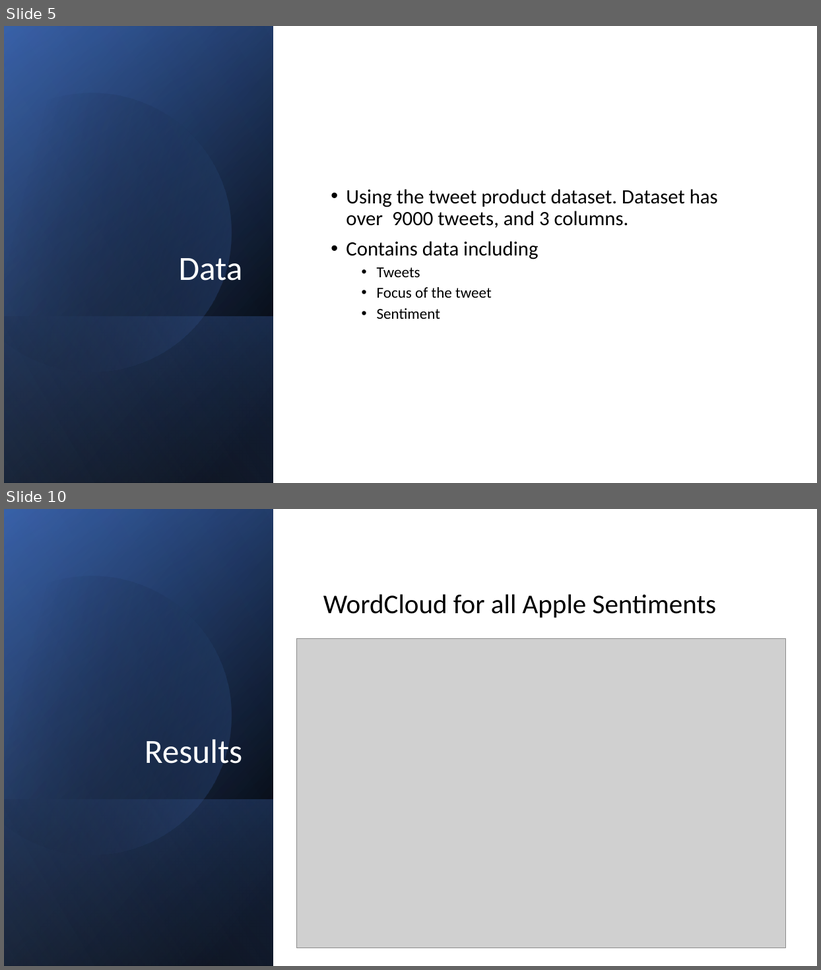
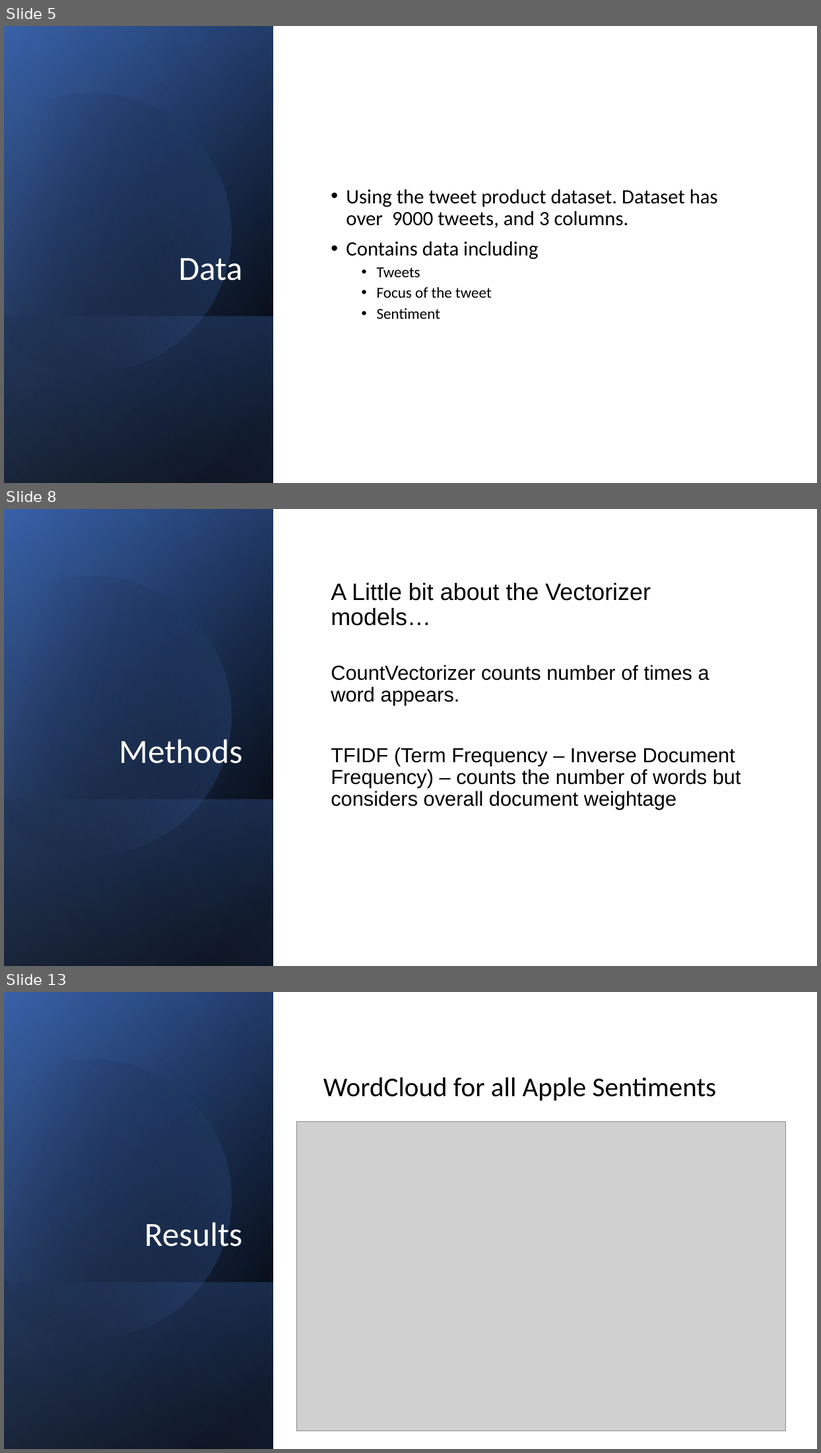
Before and after one commit to carlos-marin1742/Apple-Sentiment-analysis-NLP, a slide deck: dsc-phase-4-project-presentation.pptx. Shown one above the other, each under a label of ours: slides 5 and 10 before the commit, slides 5, 8 and 13 after it; the slides between them are not shown. The pictures are 821x970 and 821x1453 pixels, drawn with LibreOffice and Linux fonts; fonts in the diff are those of the drawing; grey boxes stand for pictures. Boxes give left, top, right and bottom in pixels: in the first picture for what was removed or moved away, otherwise in the second. Text is boxed around its words. In the diff, an @@ line names an element or a change of style, - is before the commit and + after.

```diff
--- a/dsc-phase-4-project-presentation.pptx
+++ b/dsc-phase-4-project-presentation.pptx
@@ slide 8 added at box(4, 509, 817, 966), background #FFFFFF @@
@@ rectangle added at box(4, 509, 817, 966), fill #FFFFFF @@
@@ rectangle added at box(4, 509, 274, 966), fill gradient #000000 to #2F5597 @@
@@ rectangle added at box(4, 510, 274, 966), fill gradient #000000 to #4472C4 @@
@@ rectangle added at box(4, 509, 274, 966), fill gradient #000000 to #8FAADC @@
@@ freeform shape added at box(4, 543, 265, 883), fill gradient #000000 to #4472C4 @@
@@ text added at box(331, 583, 741, 810), 24 pt, text #000000 @@
+A Little bit about the Vectorizer models…
+CountVectorizer counts number of times a word appears.
+TFIDF (Term Frequency – Inverse Document Frequency) – counts the number of words but considers overall document weightage
@@ title added at box(119, 739, 242, 764), 40 pt, text #FFFFFF @@
+Methods
@@ rectangle added at box(4, 799, 274, 966), fill gradient #4472C4 to #000000 @@
@@ what was slide 10 is now slide 13 @@
```
Also in this commit, not shown: 7 slides changed, 6 other slides added, 8 other files.
